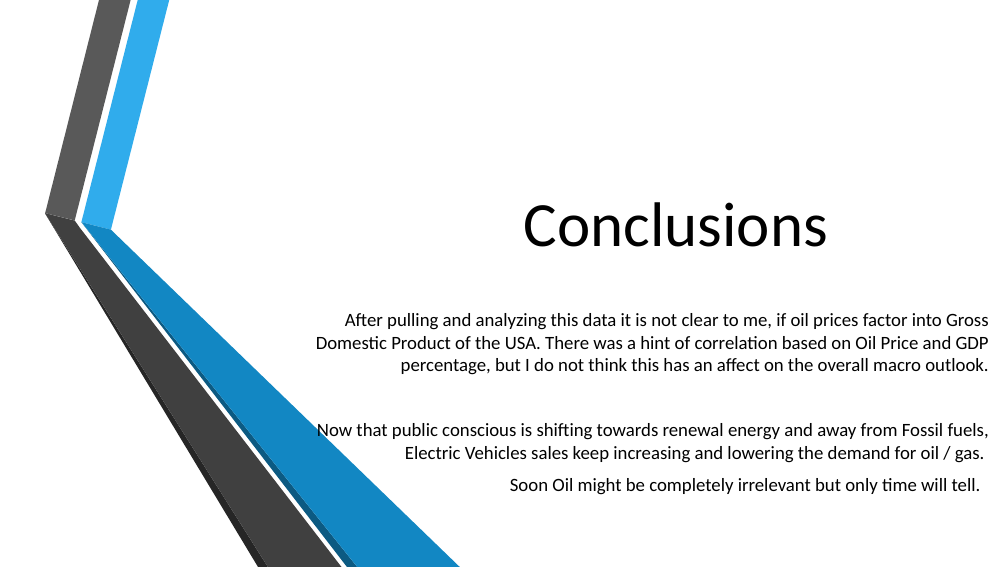
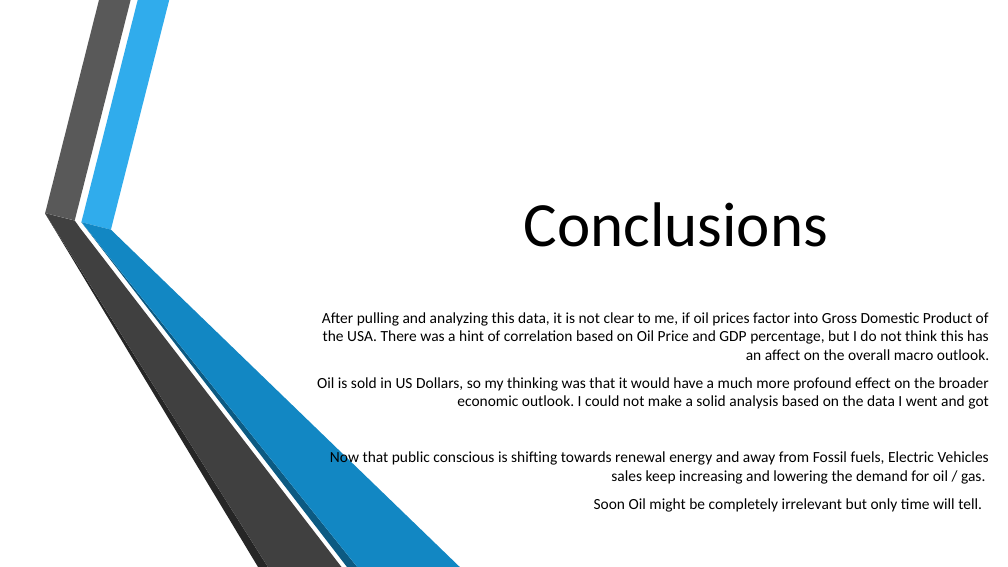
Before and after one commit to ssalguero626/Project-1, a slide deck: slide 12 of Project Power Point.pptx. Drawn at 1008x567 pixels with LibreOffice and Linux fonts; fonts in the diff are those of the drawing; background and template pictures are left out. Boxes give left, top, right and bottom in pixels: in the first picture for what was removed or moved away, otherwise in the second. Text is boxed around its words. In the diff, an @@ line names an element or a change of style, - is before the commit and + after.

```diff
--- a/Project Power Point.pptx
+++ b/Project Power Point.pptx
@@ subtitle at (317, 312, 989, 409): text changed; size 17.9 to 14.7 pt @@
-After pulling and analyzing this data it is not clear to me, if oil prices factor into Gross Domestic Product of the USA. There was a hint of correlation based on Oil Price and GDP percentage, but I do not think this has an affect on the overall macro outlook.
+After pulling and analyzing this data, it is not clear to me, if oil prices factor into Gross Domestic Product of the USA. There was a hint of correlation based on Oil Price and GDP percentage, but I do not think this has an affect on the overall macro outlook.
+Oil is sold in US Dollars, so my thinking was that it would have a much more profound effect on the broader economic outlook. I could not make a solid analysis based on the data I went and got
@@ subtitle at (330, 449, 989, 484): size 17.9 to 14.7 pt in "Now that public conscious is shifting towards ...", "Soon Oil might be completely irrelevant but ..." @@
```
Also in this commit, not shown: 1 other slide changed.
